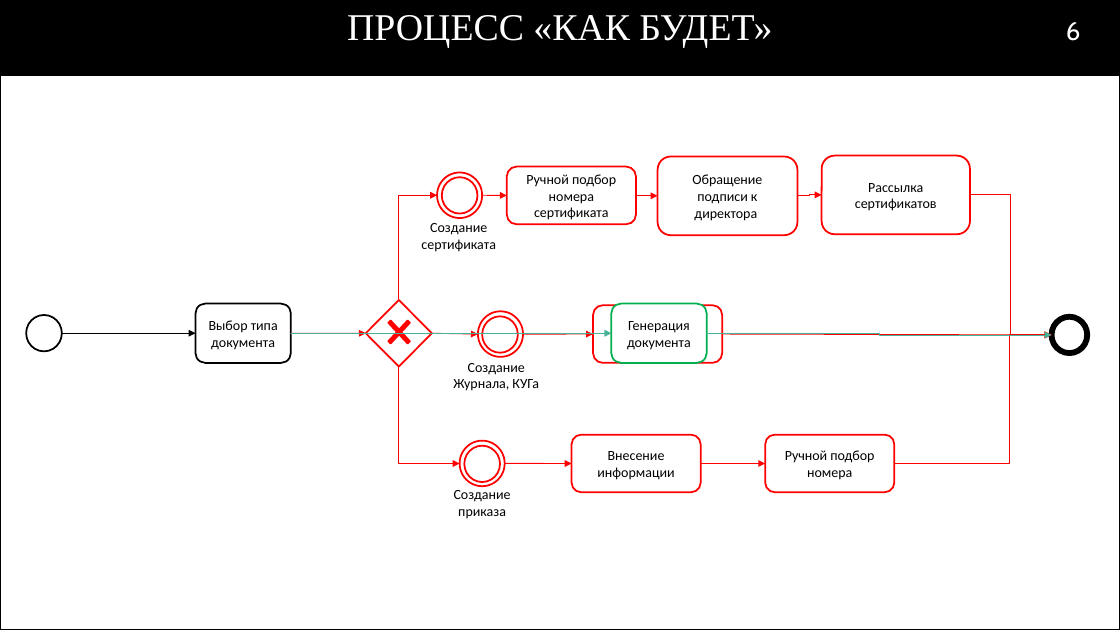
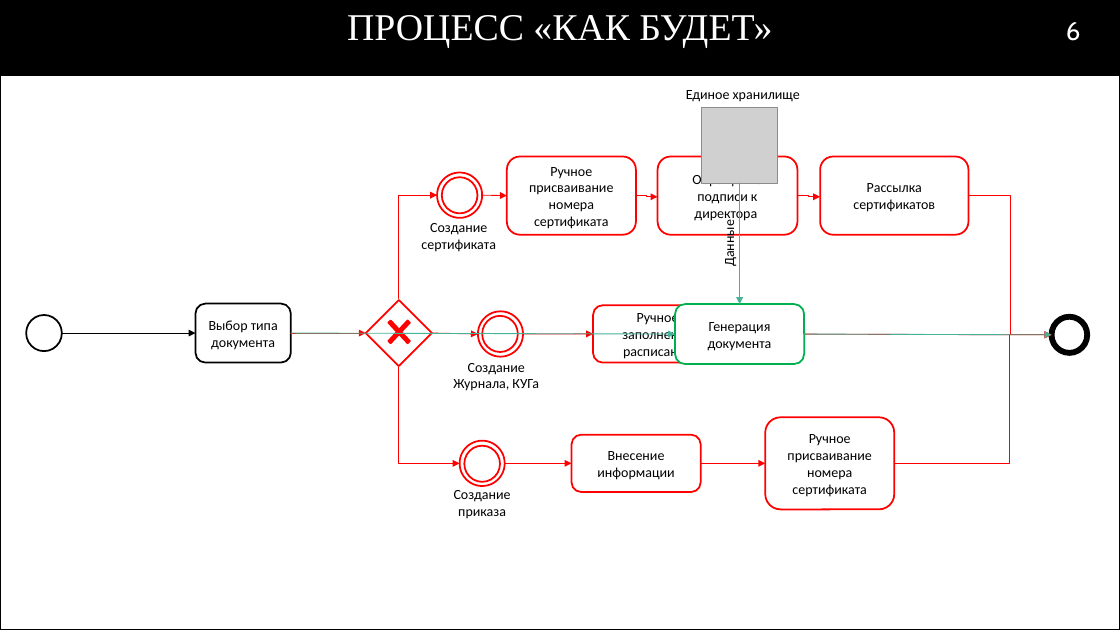
Before and after one commit to RAdKuzur/ASTU, a slide deck: slide 6 of Дипломная работа/Консультации Хоменко/Презентация v5.0 .pptx. Drawn at 1120x630 pixels with LibreOffice and Linux fonts; fonts in the diff are those of the drawing; grey boxes stand for pictures; background and template pictures are left out. Boxes give left, top, right and bottom in pixels: in the first picture for what was removed or moved away, otherwise in the second. Text is boxed around its words. In the diff, an @@ line names an element or a change of style, - is before the commit and + after.

```diff
--- a/Дипломная работа/Консультации Хоменко/Презентация v5.0 .pptx
+++ b/Дипломная работа/Консультации Хоменко/Презентация v5.0 .pptx
@@ text added at (x1=686, y1=90, x2=800, y2=102), 12 pt, text #000000 @@
+Единое хранилище
@@ picture added at (x1=702, y1=107, x2=778, y2=183) @@
@@ rounded rectangle "Ручное присваивание номера сертификата" resized from (x1=507, y1=166, x2=636, y2=224) to (x1=507, y1=156, x2=636, y2=234) @@
@@ text in rounded rectangle at (x1=529, y1=167, x2=613, y2=229): text changed @@
-Ручной подбор номера сертификата
+Ручное присваивание номера сертификата
@@ arrow added from (740, 183) to (740, 304), #46B298 0.75 pt @@
@@ elbow arrow (797, 196) - (820, 197): route changed @@
@@ elbow arrow (969, 196) - (1052, 335): route changed @@
@@ text added at (x1=721, y1=224, x2=738, y2=266), 12 pt, text #000000 @@
+Данные
@@ rounded rectangle "Генерация документа" resized from (x1=612, y1=303, x2=707, y2=363) to (x1=676, y1=304, x2=805, y2=364) @@
@@ arrow moved from (291, 334) - (612, 334) to (291, 334) - (676, 334) @@
@@ elbow arrow removed from (707, 334) to (1052, 335) @@
@@ arrow added from (804, 334) to (1052, 335), #46B298 0.75 pt @@
@@ rounded rectangle "Ручное присваивание номера сертификата" resized from (x1=765, y1=434, x2=895, y2=492) to (x1=765, y1=418, x2=895, y2=510) @@
@@ text in rounded rectangle at (x1=787, y1=434, x2=871, y2=497): text changed @@
-Ручной подбор номера
+Ручное присваивание номера сертификата
```
Also in this commit, not shown: 5 other slides changed.
